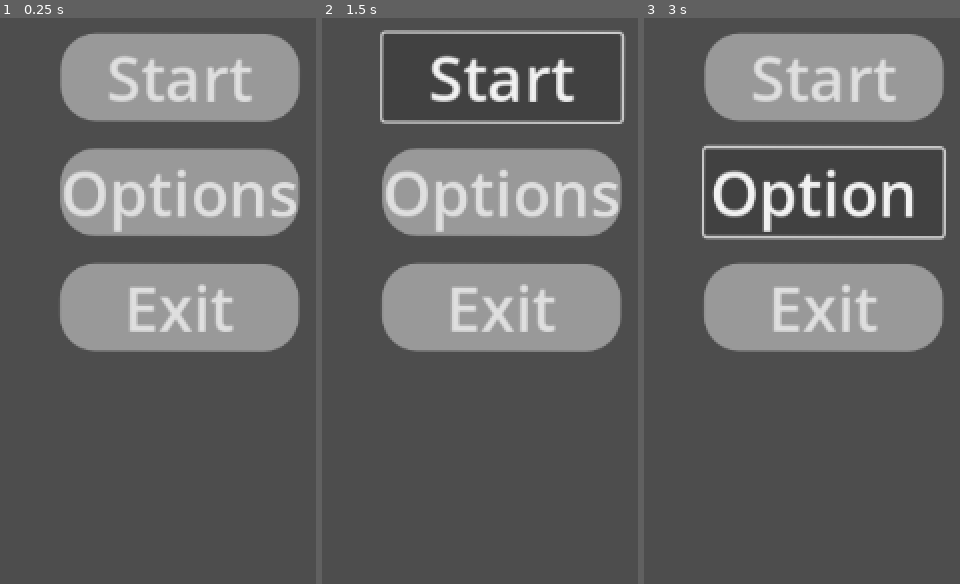
Above: before the commit, frames 1-3 (left to right).
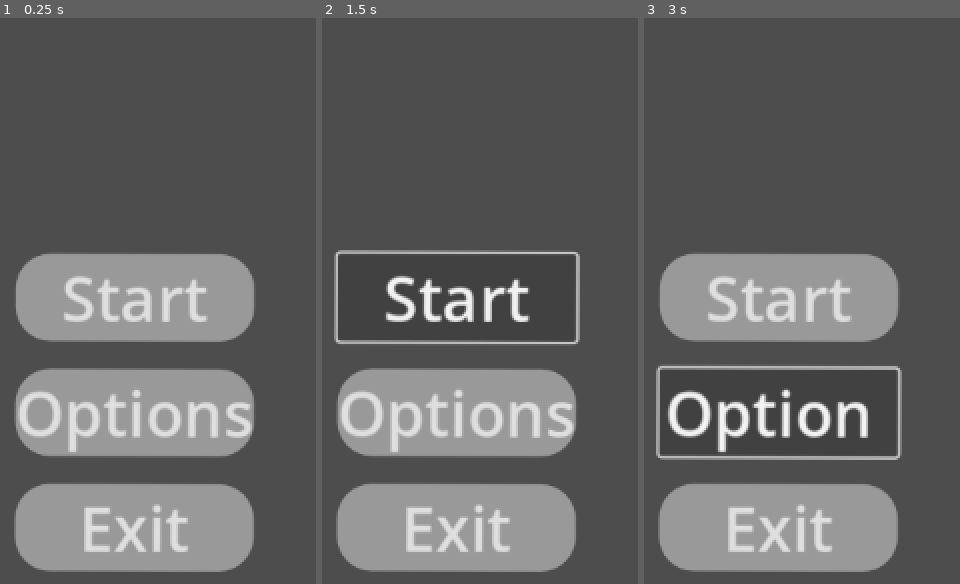
Above: after the commit, the same moments.

Repository: nakamura85/ProjectDemo_V0.0.1
Game: Godot game, scene res://mainMenu.tscn
Two runs of this game, one before a commit and one after it. Both use one fixed random seed, a clock stepped at 60 frames per second and the inputs below.
Inputs:
- Up to frame 1 (0.25 s): no input
- Up to frame 2 (1.5 s): click "Start" at 0.5 s; click "Start" at 1.25 s
- Up to frame 3 (3 s): click "Start" at 2 s; click "Options" at 2.75 s

The runs differ from the first frame. In frame 1, 53% of the frame differs, in the area x 4-95%, y 2-98%; in frame 2, 48%; in frame 3, 38%.

Commit message:
Update V0.0.2

Diff:
--- a/projectx_v0.0.1/mainMenu.tscn
+++ b/projectx_v0.0.1/mainMenu.tscn
@@ -37,10 +37,10 @@
 anchor_top = 0.5
 anchor_right = 0.5
 anchor_bottom = 0.5
-offset_left = -86.0
-offset_top = -98.5
-offset_right = 86.0
-offset_bottom = 98.5
+offset_left = -117.863
+offset_top = 44.0856
+offset_right = 54.1372
+offset_bottom = 273.086
 grow_horizontal = 2
 grow_vertical = 2
 theme_override_constants/separation = 20
